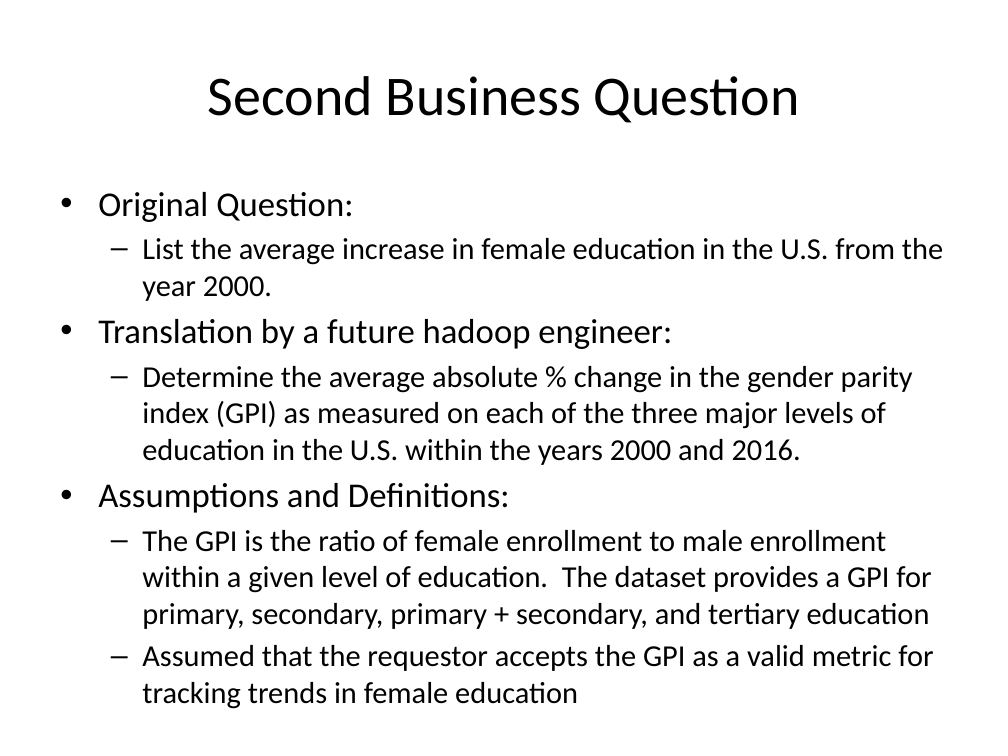
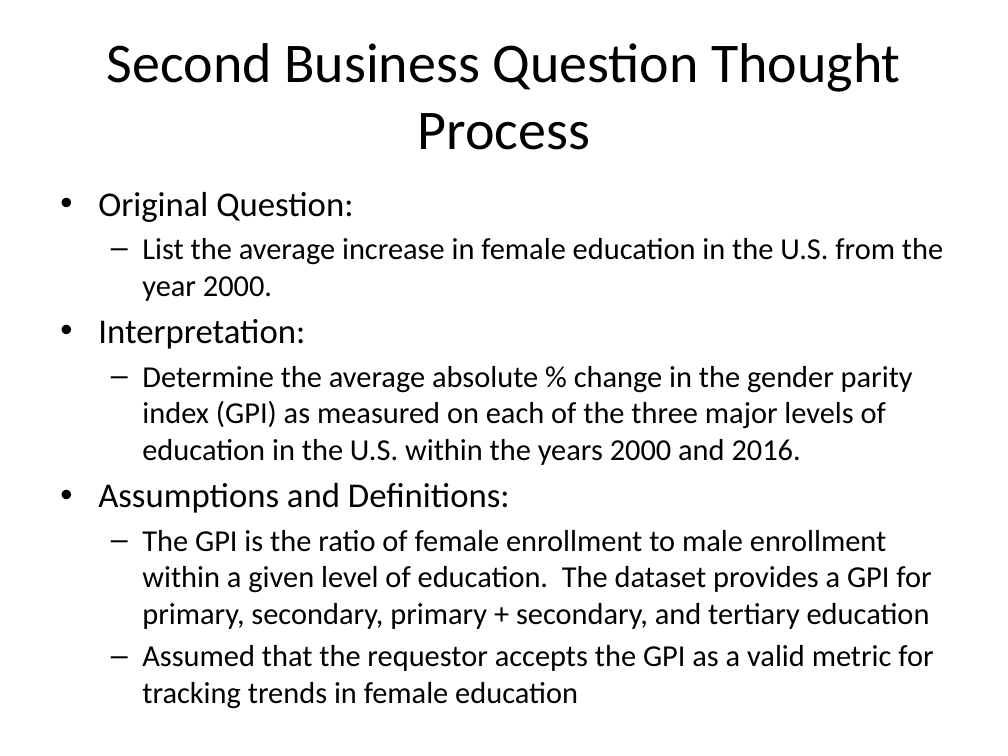
Before and after one commit to Dec-17-Big-Data/project1-bkeeper94, a slide deck: slide 13 of Project1-Presentation-Ben-Keeper.pptx. Drawn at 1008x756 pixels with LibreOffice and Linux fonts; fonts in the diff are those of the drawing. Boxes give left, top, right and bottom in pixels: in the first picture for what was removed or moved away, otherwise in the second. Text is boxed around its words. In the diff, an @@ line names an element or a change of style, - is before the commit and + after.

```diff
--- a/Project1-Presentation-Ben-Keeper.pptx
+++ b/Project1-Presentation-Ben-Keeper.pptx
@@ title at [107,43,900,150]: text changed @@
-Second Business Question
+Second Business Question Thought Process
@@ text at [98,319,305,349]: text changed @@
-• Translation by a future hadoop engineer:
+• Interpretation:
```
Also in this commit, not shown: 11 other slides changed, 2 other files.
